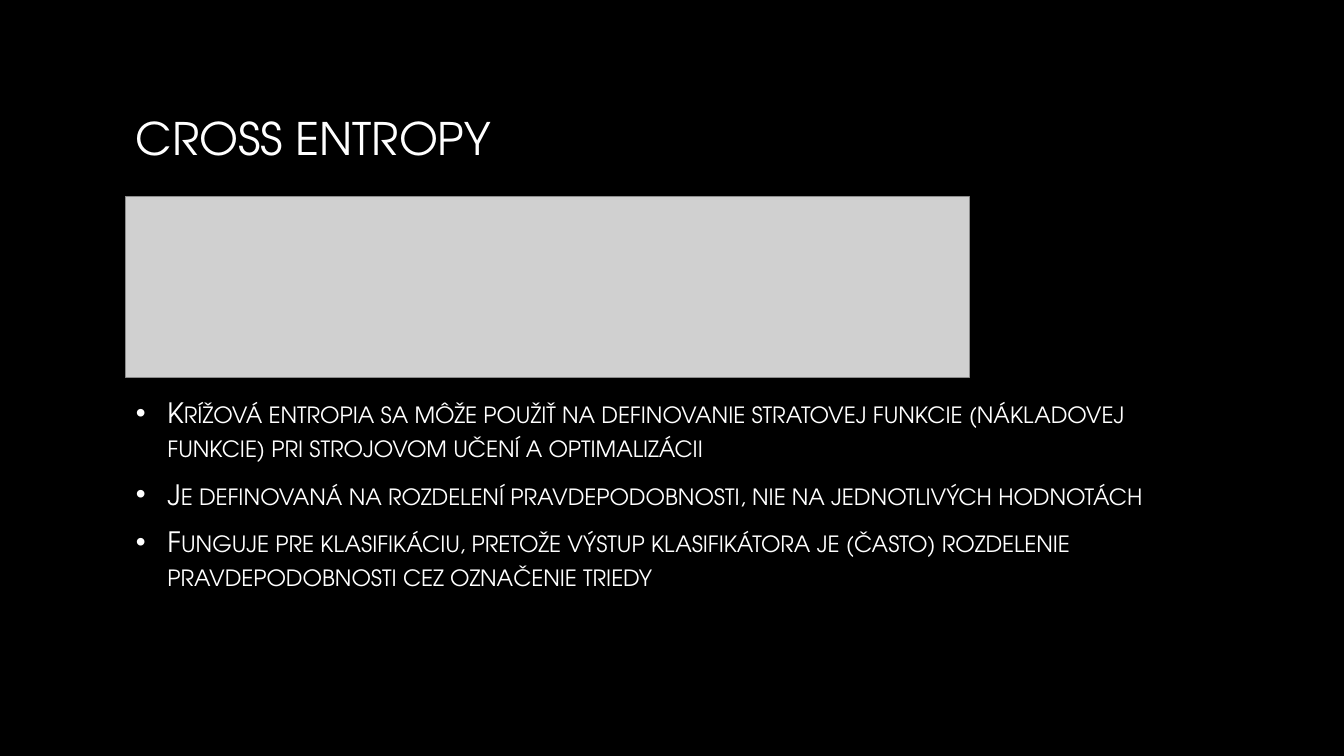
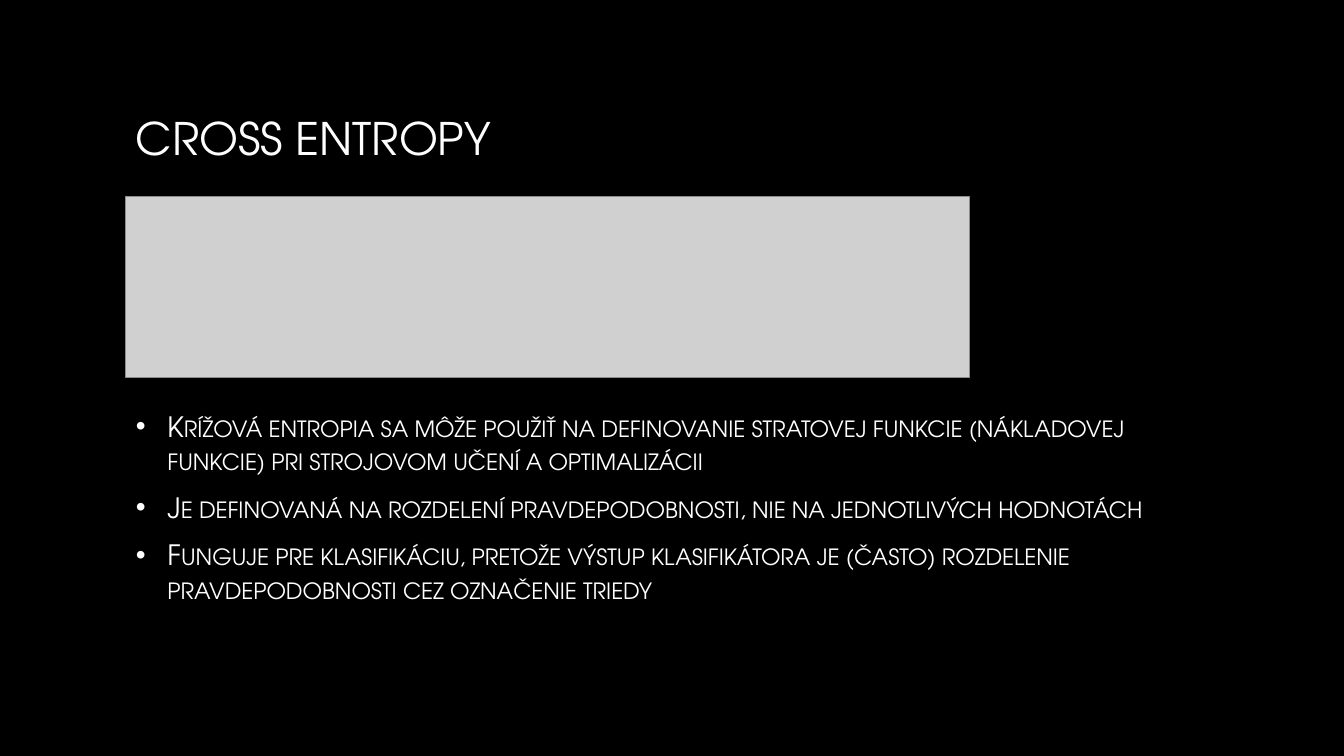
Before and after one commit to MatusVas/Vas_NS2019, a slide deck: slide 12 of Zoo Animal Classification.pptx (slide 10 before the commit). Drawn at 1344x756 pixels with LibreOffice and Linux fonts; fonts in the diff are those of the drawing; grey boxes stand for pictures; background and template pictures are left out. Boxes give left, top, right and bottom in pixels: in the first picture for what was removed or moved away, otherwise in the second. Text is boxed around its words. In the diff, an @@ line names an element or a change of style, - is before the commit and + after.

```diff
--- a/Zoo Animal Classification.pptx
+++ b/Zoo Animal Classification.pptx
@@ text "Krížová entropia sa môže použiť ...": place and size @@
-text "Krížová entropia sa môže použiť ..." at bbox=[167, 402, 1142, 587]
+text "Krížová entropia sa môže použiť ..." at bbox=[167, 416, 1142, 600]
```
Also in this commit, not shown: 11 other slides changed, 3 slides added, 1 slide removed.
